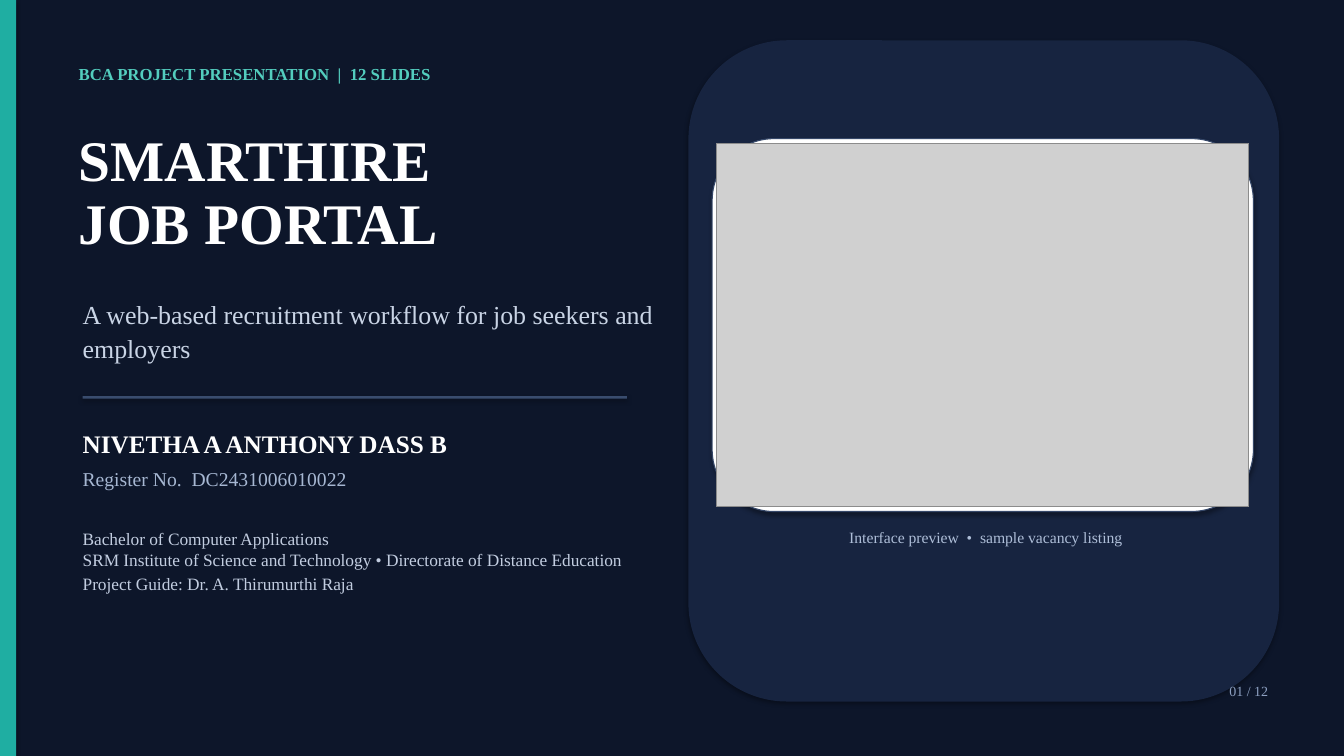
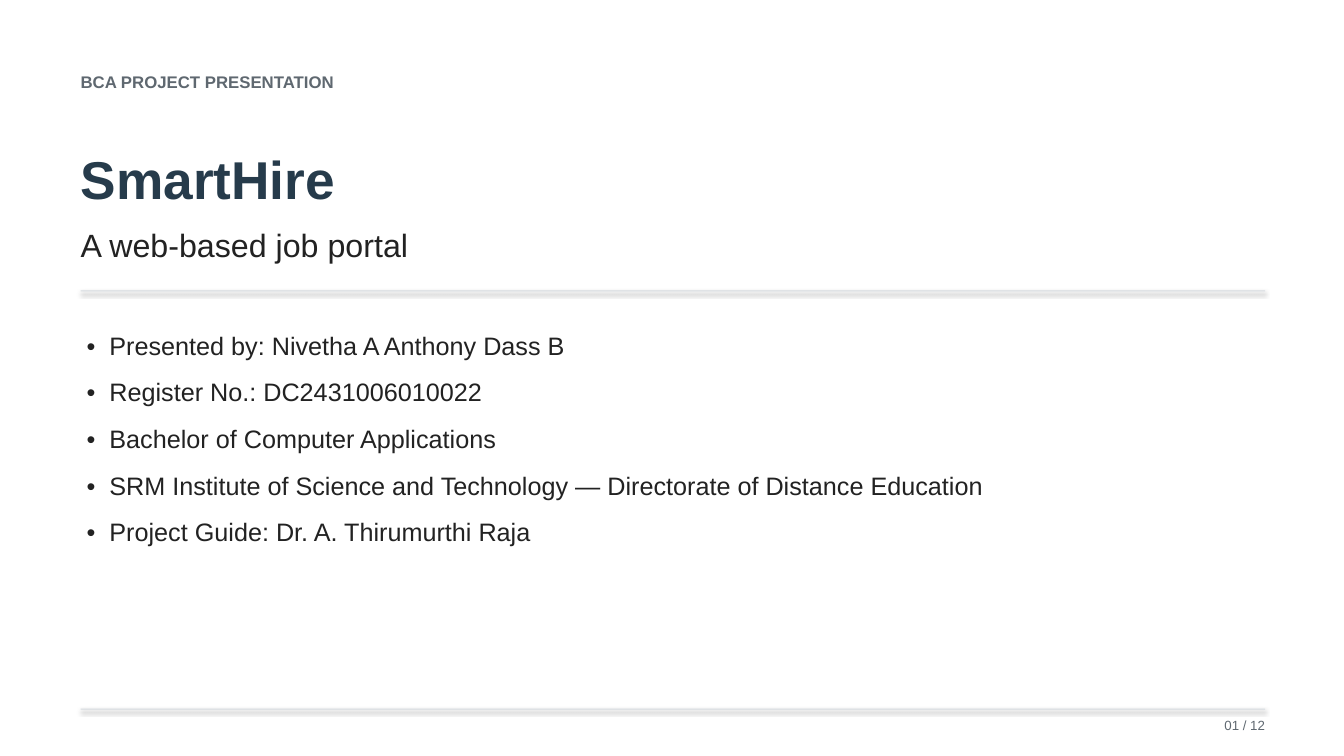
Before and after one commit to VigneshSRM/Nivatha_Project, a slide deck: slide 1 of NIVETHA_A_ANTHONY_DASS_B_DC2431006010022_SmartHire_12_Slide_Presentation.pptx. Drawn at 1344x756 pixels with LibreOffice and Linux fonts; fonts in the diff are those of the drawing; grey boxes stand for pictures. Boxes give left, top, right and bottom in pixels: in the first picture for what was removed or moved away, otherwise in the second. Text is boxed around its words. In the diff, an @@ line names an element or a change of style, - is before the commit and + after.

Commit message:
Add simple SmartHire presentation PDF

```diff
--- a/NIVETHA_A_ANTHONY_DASS_B_DC2431006010022_SmartHire_12_Slide_Presentation.pptx
+++ b/NIVETHA_A_ANTHONY_DASS_B_DC2431006010022_SmartHire_12_Slide_Presentation.pptx
@@ background #0D162A to #FFFFFF @@
@@ rectangle removed at bbox=[0, 0, 16, 756] @@
@@ rounded rectangle removed at bbox=[689, 40, 1279, 702] @@
@@ text at bbox=[81, 76, 334, 88]: text changed; font Times New Roman to Arial; text colour #53CDBE to #5F6870 @@
-BCA PROJECT PRESENTATION | 12 SLIDES
+BCA PROJECT PRESENTATION
@@ rounded rectangle removed at bbox=[713, 139, 1254, 512] @@
@@ picture removed at bbox=[717, 143, 1249, 507] @@
@@ text at bbox=[81, 160, 335, 200]: text changed; size 41 to 38 pt; font Times New Roman to Arial; text colour #FFFFFF to #263B4B @@
-SMARTHIRE
-JOB PORTAL
+SmartHire
@@ text added at bbox=[81, 233, 408, 263], 23 pt, text #222222 @@
+A web-based job portal
@@ rectangle added at bbox=[81, 290, 1265, 291], fill #D5DADF @@
@@ text removed at bbox=[83, 306, 652, 364] @@
-A web-based recruitment workflow for job seekers and employers
@@ text at bbox=[109, 336, 983, 547]: text changed; size 12.4 to 18 pt; font Times New Roman to Arial; text colour #C2CDE0 to #222222 @@
-Bachelor of Computer Applications
-SRM Institute of Science and Technology • Directorate of Distance Education
-Project Guide: Dr. A. Thirumurthi Raja
+• Presented by: Nivetha A Anthony Dass B
+• Register No.: DC2431006010022
+• Bachelor of Computer Applications
+• SRM Institute of Science and Technology — Directorate of Distance Education
+• Project Guide: Dr. A. Thirumurthi Raja
@@ text removed at bbox=[83, 436, 447, 454] @@
-NIVETHA A ANTHONY DASS B
@@ text removed at bbox=[83, 473, 347, 490] @@
-Register No. DC2431006010022
@@ text removed at bbox=[849, 532, 1122, 546] @@
-Interface preview • sample vacancy listing
@@ rectangle: place and size @@
-rectangle at bbox=[83, 396, 627, 399]
+rectangle at bbox=[81, 709, 1265, 710]
@@ rectangle at bbox=[81, 709, 1265, 710]: fill #394C6E to #D5DADF @@
@@ text "01 / 12": place and size @@
-text "01 / 12" at bbox=[1229, 686, 1268, 696]
+text "01 / 12" at bbox=[1224, 721, 1265, 730]
@@ text "01 / 12" at bbox=[1224, 721, 1265, 730]: size 10 to 9.5 pt, font Times New Roman to Arial, text colour #8DA0C1 to #5F6870 @@
```
Also in this commit, not shown: 3 other slides changed, 8 slides added, 8 slides removed, 1 other file.
